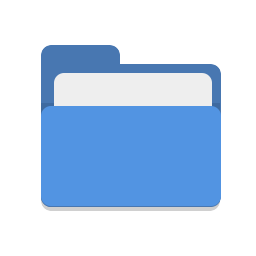
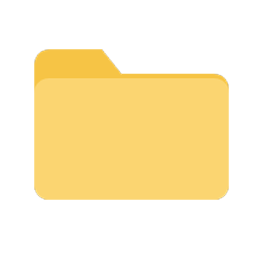
Comparing the layer stacks of the two (256, 256) images. Changes:
hid "圖層 3" over [41, 106, 221, 206]
hid "圖層 2" over [54, 73, 212, 195]
hid "圖層 4" over [41, 103, 220, 124]
hid "圖層 1" over [41, 45, 221, 207]
hid "圖層 5" over [41, 162, 220, 211]
added layer "圖層 6" over [34, 49, 229, 200]